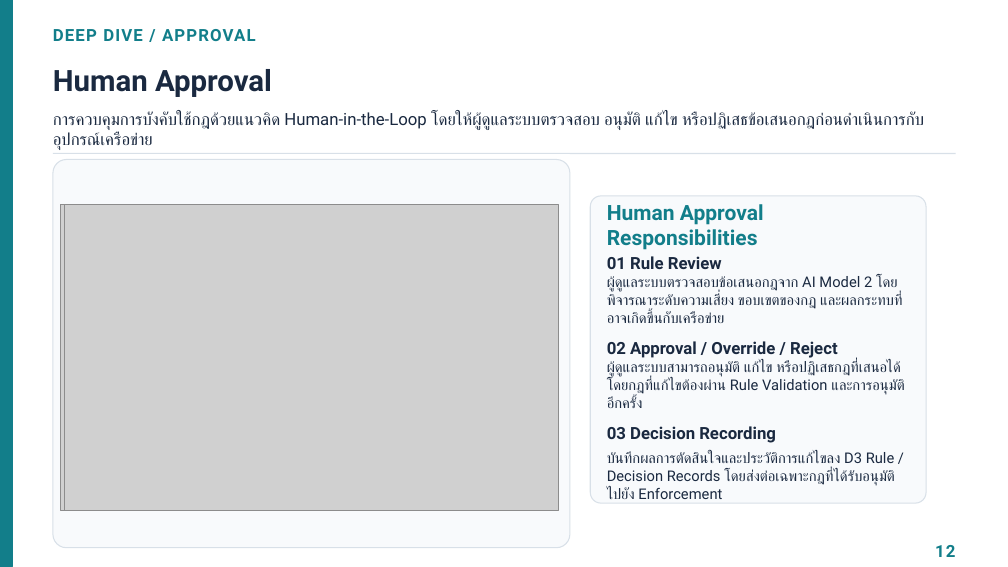
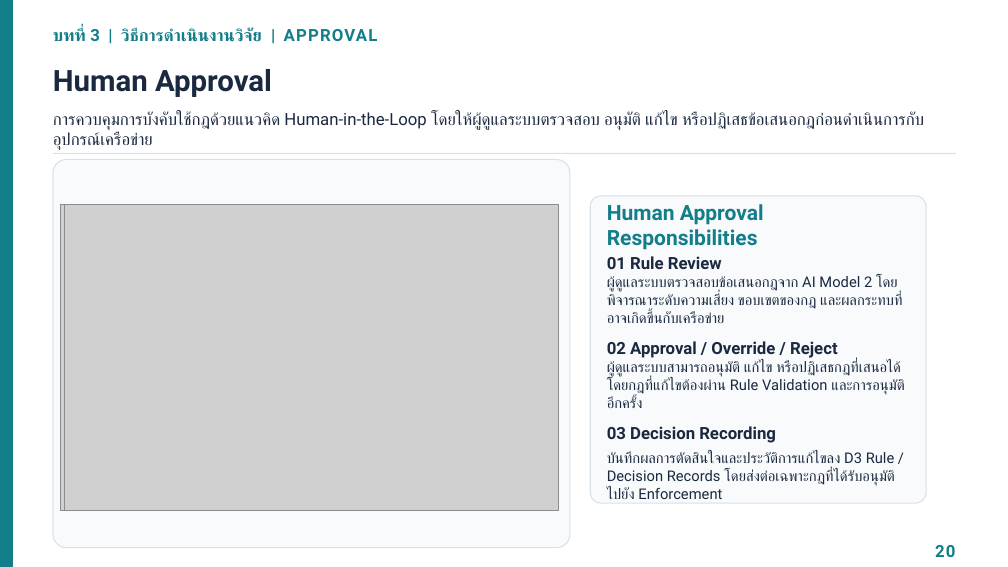
Before and after one commit to Jesadaphoukrongthong/Hybrid-Network-Monitoring-and-Policy-Orchestration-Framework, a slide deck: slide 21 of docs/paper/Hybrid_Framework_Presentation.pptx (slide 13 before the commit). Drawn at 1008x567 pixels with LibreOffice and Linux fonts; fonts in the diff are those of the drawing; grey boxes stand for pictures. Boxes give left, top, right and bottom in pixels: in the first picture for what was removed or moved away, otherwise in the second. Text is boxed around its words. In the diff, an @@ line names an element or a change of style, - is before the commit and + after.

```diff
--- a/docs/paper/Hybrid_Framework_Presentation.pptx
+++ b/docs/paper/Hybrid_Framework_Presentation.pptx
@@ text at [53, 28, 378, 42]: text changed @@
-DEEP DIVE / APPROVAL
+บทที่ 3 | วิธีการดำเนินงานวิจัย | APPROVAL
@@ text at [935, 545, 955, 557]: text changed @@
-12
+20
```
Also in this commit, not shown: 15 other slides changed, 11 slides added, 1 slide removed.
